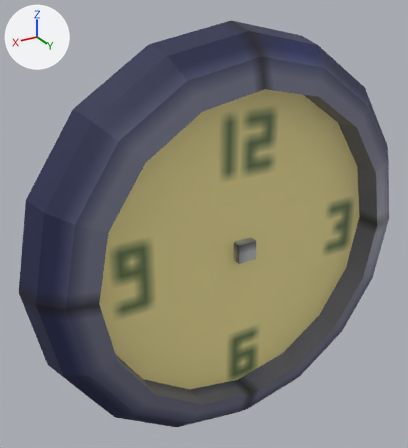
The FBX model SourceAssets/Geometry/SM_Clock.fbx, before and after one commit.
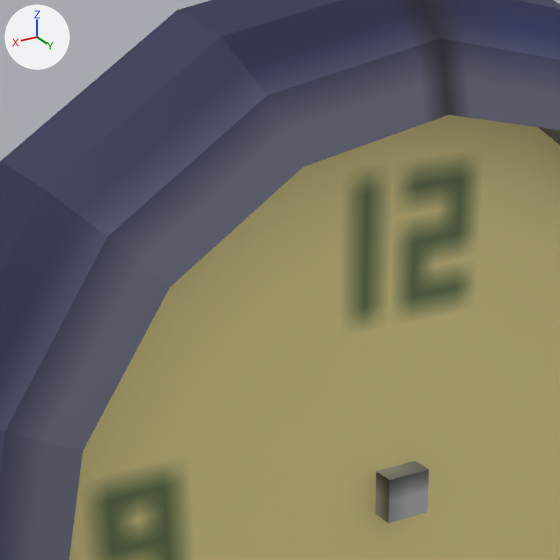
Each version appears first whole from a 50 mm camera at (0.176, 0.279, 0.147) aimed at (0.014, 0.009, 0.011), and next in a close-up on the part from 18% to 77% of the width and 9% to 62% of the height. Lighting does not change. The marker at upper left points along +X, +Y and +Z. Where no turn or scale is listed for an object, it has been applied to the vertices. Vertices at the same position are counted once.

In view in the first close-up: 'Clock.001'.
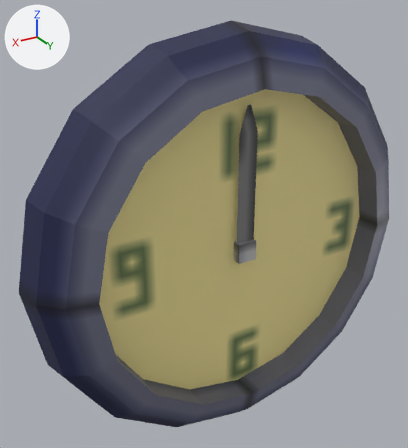
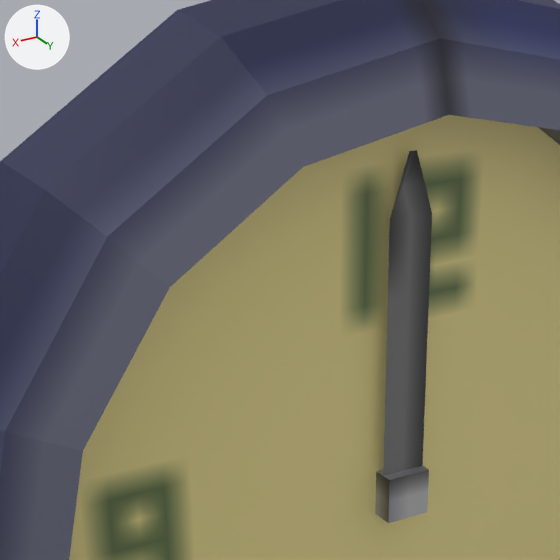
Boxes [x1, y1, x2, y2] around the edits, measured in the close-ups (560 x 560 px):
part 1 of me_cylinder_010, added: after [383, 150, 432, 476]

The change in detail:
me_cylinder_010 is used by ob_clock_001; location (0.0, 0.0, 0.0).
Verts and faces of me_cylinder_010; kept vertices keep their numbers, new ones are numbered from 121.
me_cylinder_010 had 121 vertices, 89 faces and spanned x -0.127..0.127, y 0.0..0.046, z -0.127..0.127.
me_cylinder_010 now has 127 vertices, 91 faces and spans x -0.127..0.127, y 0.0..0.046, z -0.127..0.127.
Part 1, on me_cylinder_010:
New vertex 121 is at (-0.006, 0.033, -0.006).
New vertex 122 is at (-0.006, 0.033, 0.071), pixel (432, 213).
New vertex 123 is at (0.006, 0.033, -0.006), pixel (382, 518).
New vertex 124 is at (0.006, 0.033, 0.071), pixel (389, 219).
New vertex 125 is at (-0.001, 0.033, 0.086), pixel (416, 150).
New vertex 126 is at (0.001, 0.033, 0.086), pixel (409, 151).
New faces: (121, 122, 124, 123), (122, 125, 126, 124).
